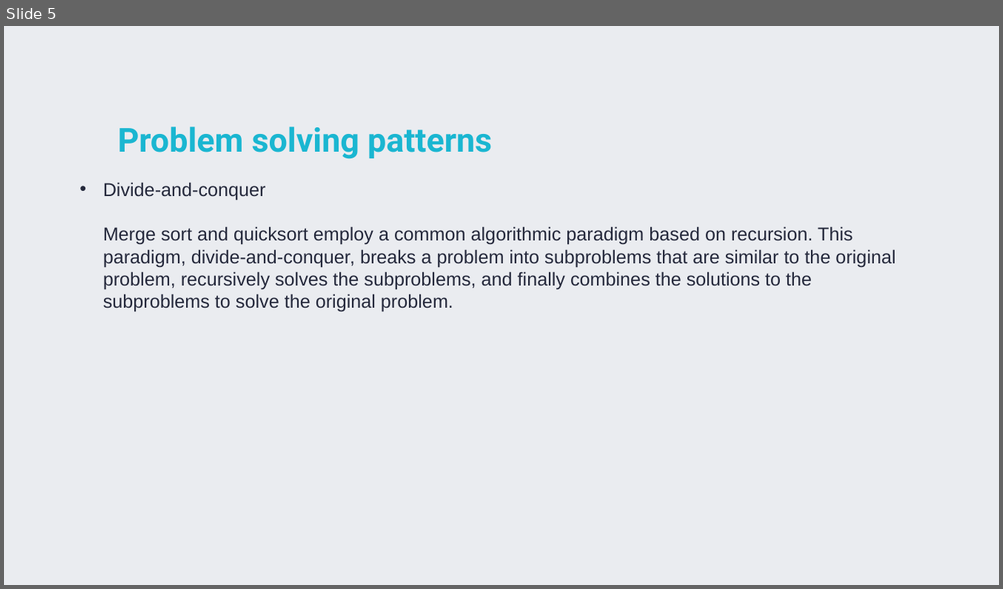
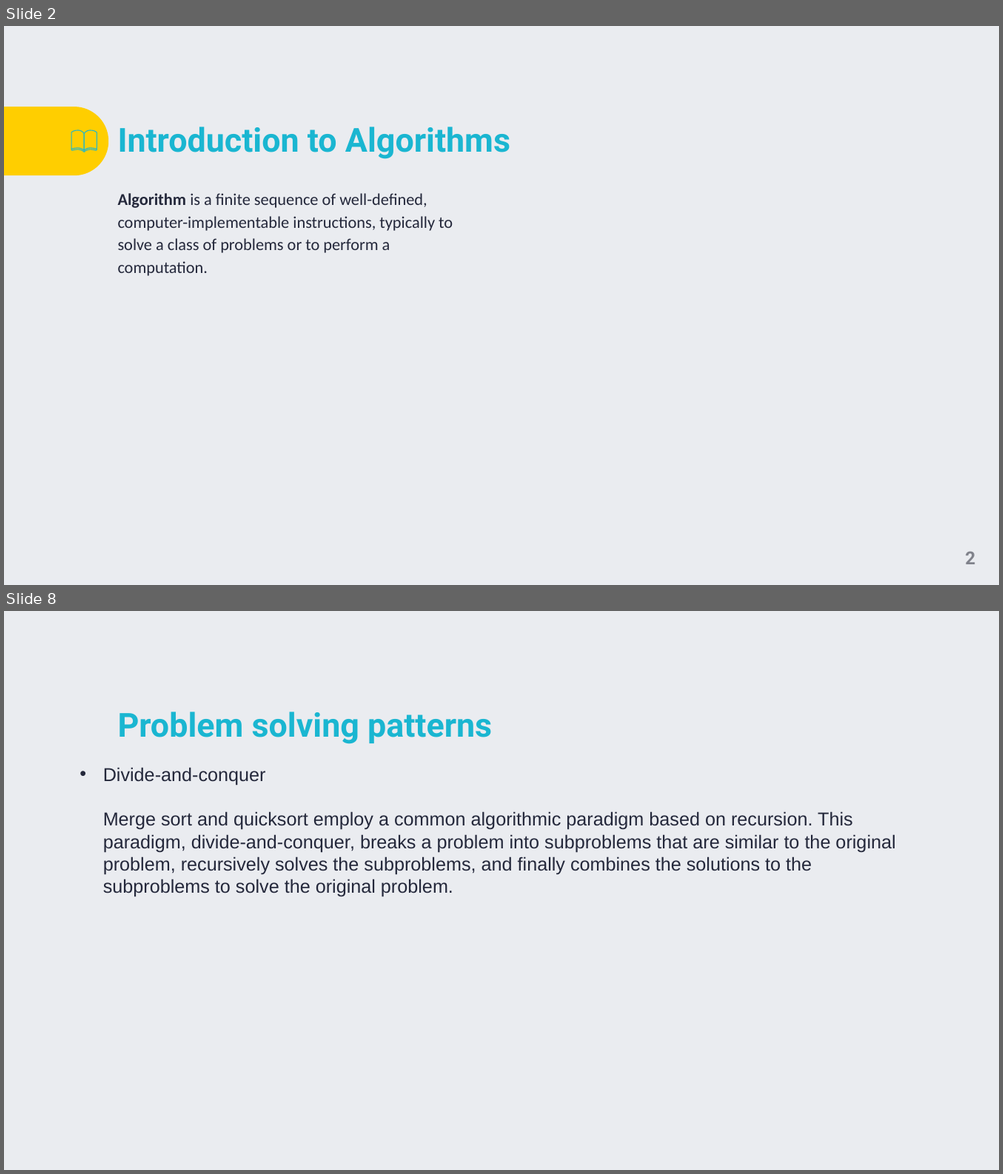
Before and after one commit to TigranVardanyan/Algorithms-and-Data-structures, a slide deck: ds&a.pptx. Shown one above the other, each under a label of ours: slide 5 before the commit, slides 2 and 8 after it; the slides between them are not shown. The pictures are 1003x589 and 1003x1174 pixels, drawn with LibreOffice and Linux fonts; fonts in the diff are those of the drawing; background and template pictures are left out. Boxes give left, top, right and bottom in pixels: in the first picture for what was removed or moved away, otherwise in the second. Text is boxed around its words. In the diff, an @@ line names an element or a change of style, - is before the commit and + after.

```diff
--- a/ds&a.pptx
+++ b/ds&a.pptx
@@ slide 2 added at bbox=[4, 26, 999, 585], background picture (left out) @@
@@ round same rect added at bbox=[4, 107, 108, 175], fill #FFCE00 @@
@@ group added at bbox=[71, 130, 96, 152]: 4 freeform shapes @@
@@ title added at bbox=[118, 127, 510, 159], 32 pt, text #1AB6D1, bold @@
+Introduction to Algorithms
@@ text added at bbox=[118, 193, 452, 276], 16 pt, text #24283B @@
+Algorithm is a finite sequence of well-defined, computer-implementable instructions, typically to solve a class of problems or to perform a computation.
@@ page number added at bbox=[965, 551, 975, 565], 17.3 pt, text #80828B, bold @@
+2
@@ what was slide 5 is now slide 8 @@
```
Also in this commit, not shown: 3 slides changed, 2 other slides added.
